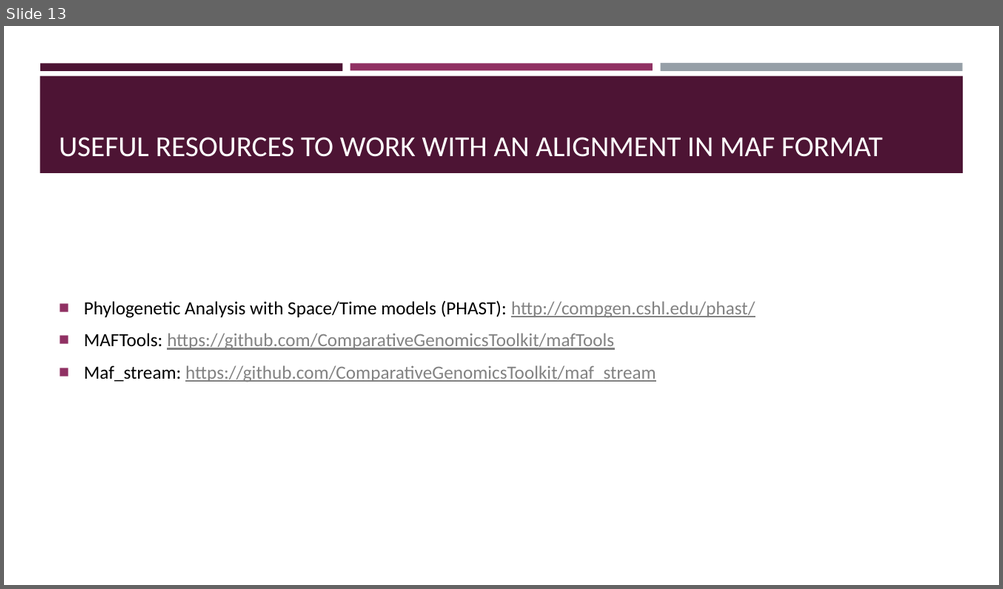
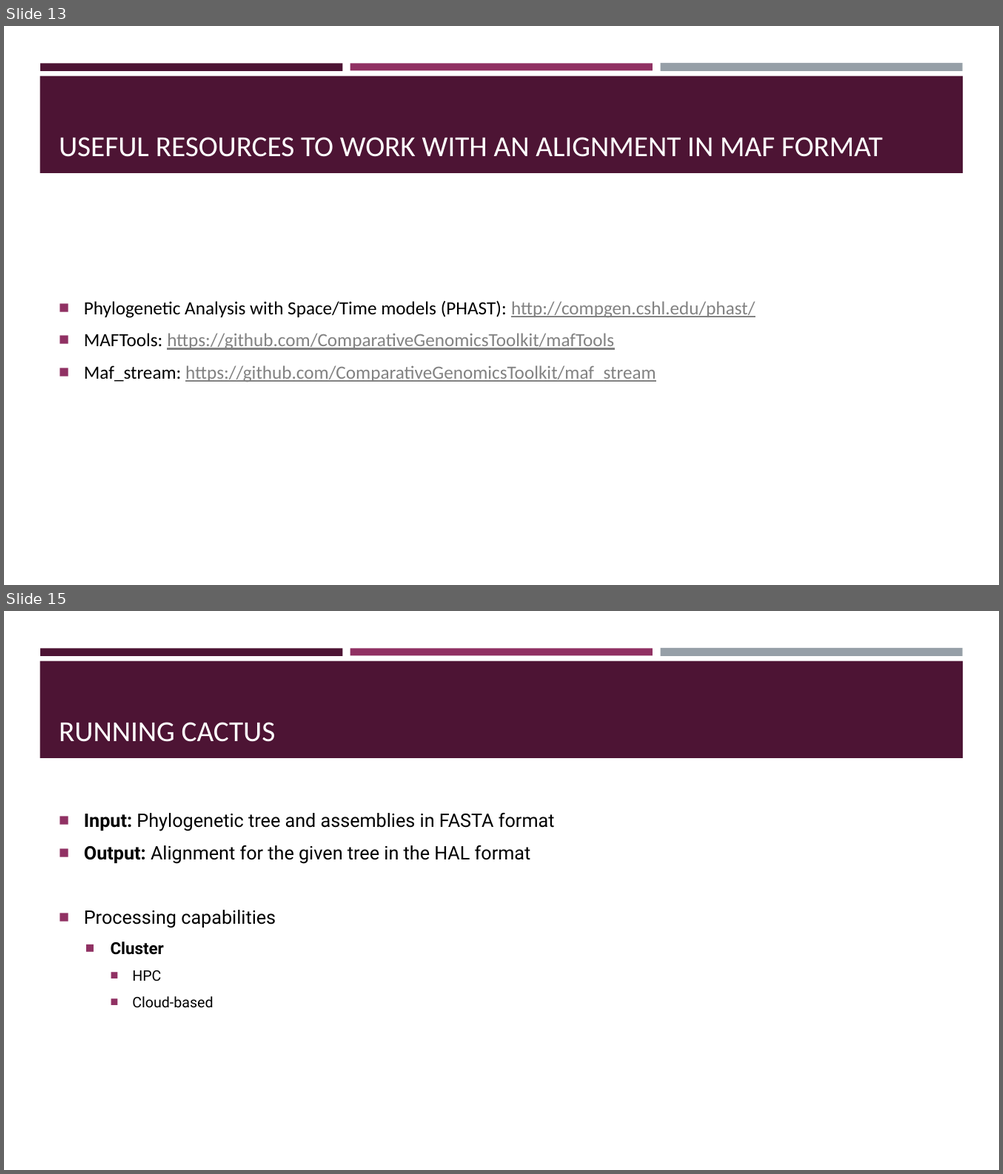
Before and after one commit to BGAcademy23/cactus, a slide deck: docs/aligning_whole_genomes_with_cactus.pptx. Shown one above the other, each under a label of ours: slide 13 before the commit, slides 13 and 15 after it; the slides between them are not shown. The pictures are 1003x589 and 1003x1174 pixels, drawn with LibreOffice and Linux fonts; fonts in the diff are those of the drawing. Boxes give left, top, right and bottom in pixels: in the first picture for what was removed or moved away, otherwise in the second. Text is boxed around its words. In the diff, an @@ line names an element or a change of style, - is before the commit and + after.

```diff
--- a/docs/aligning_whole_genomes_with_cactus.pptx
+++ b/docs/aligning_whole_genomes_with_cactus.pptx
@@ slide 15 added at box(4, 611, 999, 1170), background #FFFFFF; not listed: 4 template elements that a slide beside it also shows @@
@@ title added at box(59, 722, 276, 742), 28 pt, text #FFFFFF @@
+RUNNING CACTUS
@@ text added at box(84, 813, 555, 1008), 18 pt, text #000000 @@
+■ Input: Phylogenetic tree and assemblies in FASTA format
+■ Output: Alignment for the given tree in the HAL format
+■ Processing capabilities
+  ■ Cluster
+    ■ HPC
+    ■ Cloud-based
```
Also in this commit, not shown: 1 slide changed, 11 other slides added.
